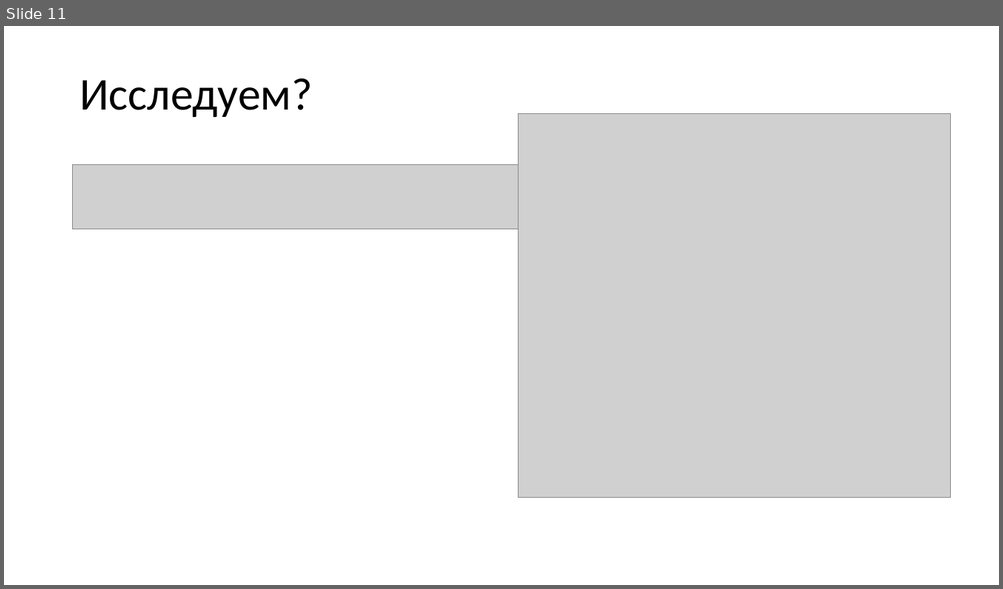
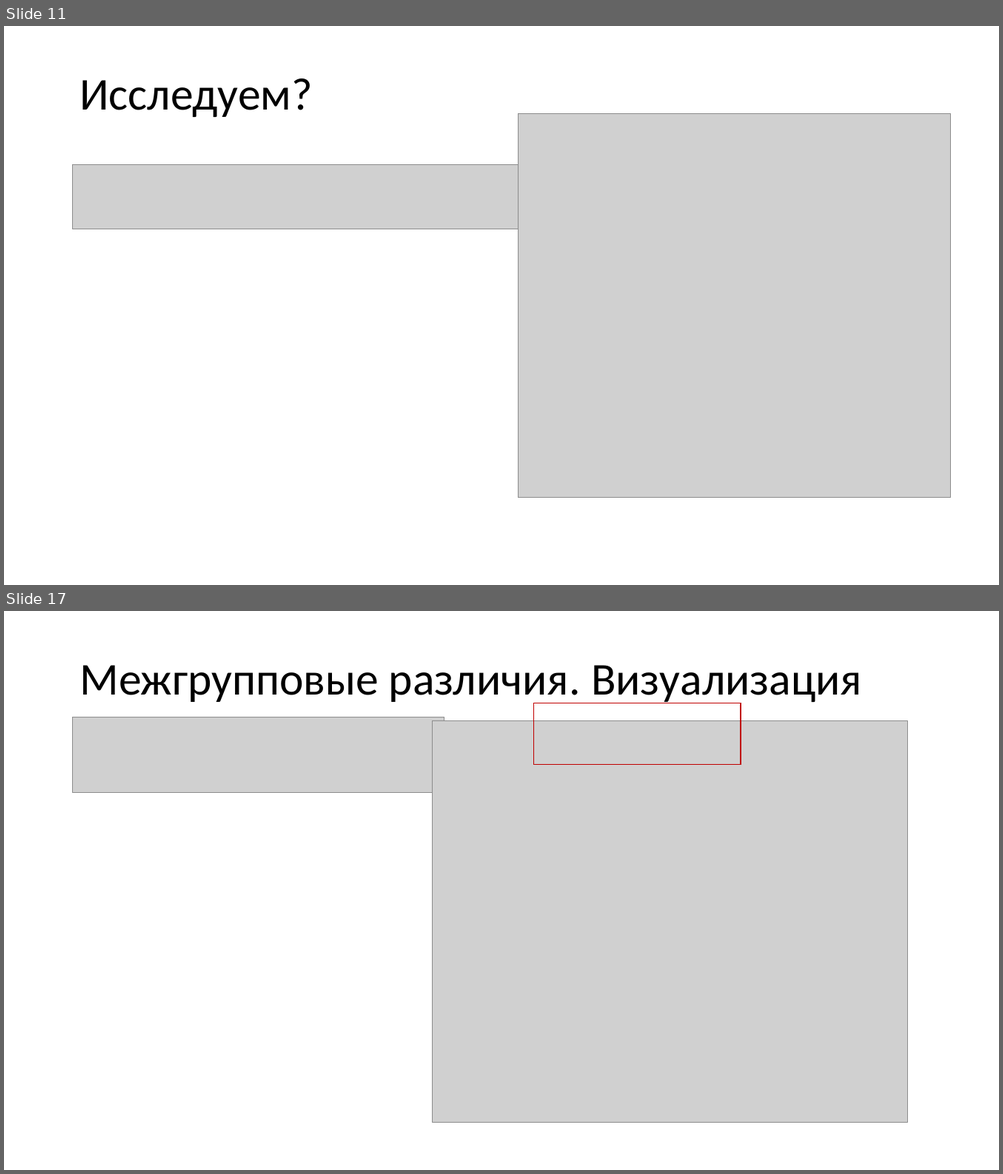
Before and after one commit to imhouston/MD-DA-2017, a slide deck: 5.1 Анализ данных. Многомерье. Начало.pptx. Shown one above the other, each under a label of ours: slide 11 before the commit, slides 11 and 17 after it; the slides between them are not shown. The pictures are 1003x589 and 1003x1174 pixels, drawn with LibreOffice and Linux fonts; fonts in the diff are those of the drawing; grey boxes stand for pictures. Boxes give left, top, right and bottom in pixels: in the first picture for what was removed or moved away, otherwise in the second. Text is boxed around its words. In the diff, an @@ line names an element or a change of style, - is before the commit and + after.

```diff
--- a/5.1 Анализ данных. Многомерье. Начало.pptx
+++ b/5.1 Анализ данных. Многомерье. Начало.pptx
@@ slide 17 added at bbox=[4, 611, 999, 1170], background #FFFFFF @@
@@ title added at bbox=[79, 665, 862, 705], 44 pt, text #000000 @@
+Межгрупповые различия. Визуализация
@@ picture added at bbox=[73, 717, 444, 792] @@
@@ picture added at bbox=[432, 721, 908, 1122] @@
@@ rectangle added at bbox=[534, 703, 740, 765], outline #C00000 1 pt @@
```
Also in this commit, not shown: 3 slides changed, 5 other slides added, 18 slides removed, 2 other files.
